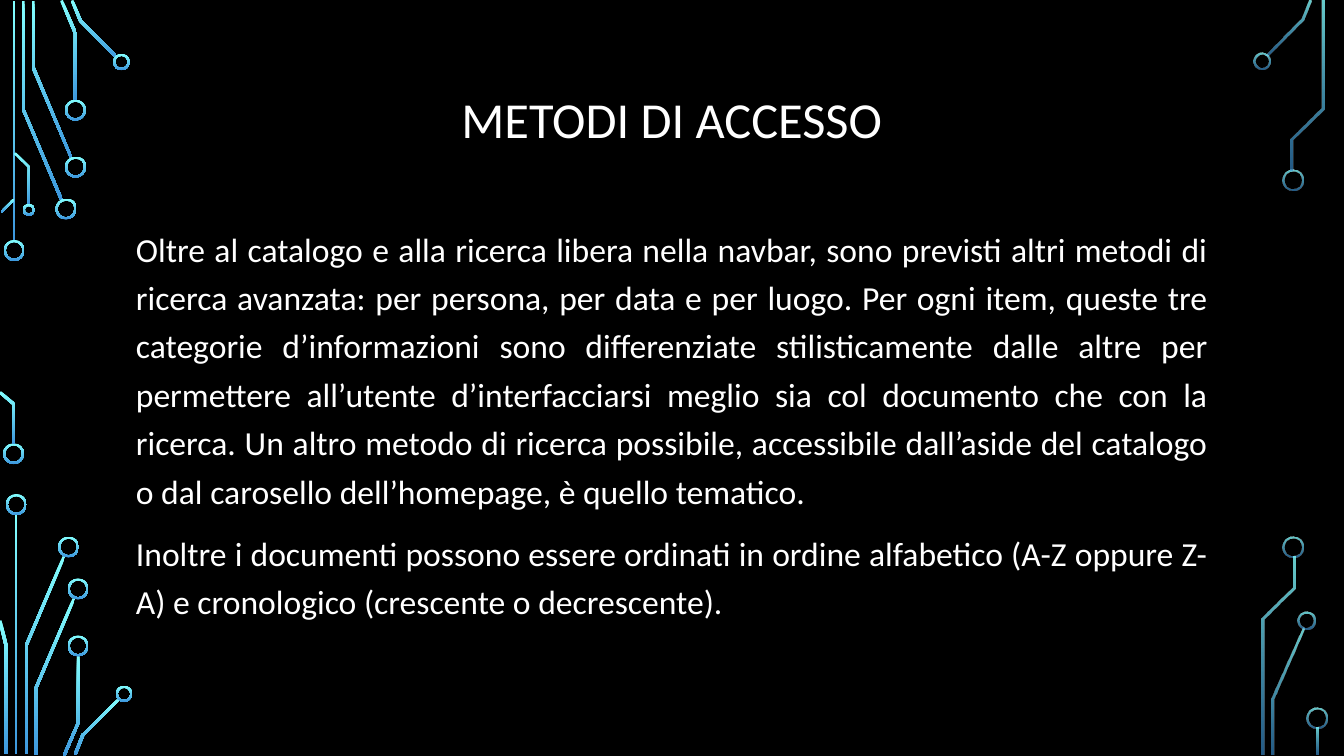
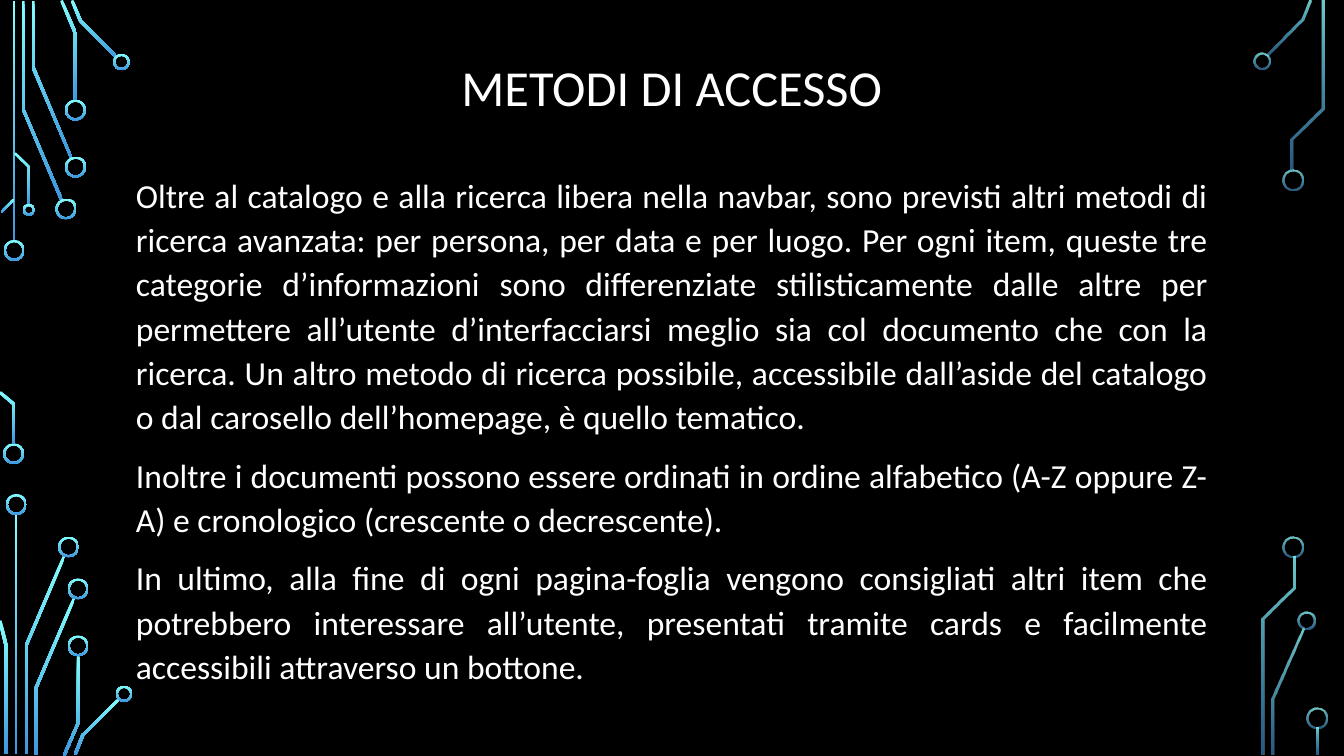
Before and after one commit to Fede7700/Siqilliyya_esame_dh, a slide deck: slide 6 of powerpoint/siqilliyya2_definitivo.pptx. Drawn at 1344x756 pixels with LibreOffice and Linux fonts; fonts in the diff are those of the drawing; background and template pictures are left out. Boxes give left, top, right and bottom in pixels: in the first picture for what was removed or moved away, otherwise in the second. Text is boxed around its words. In the diff, an @@ line names an element or a change of style, - is before the commit and + after.

```diff
--- a/powerpoint/siqilliyya2_definitivo.pptx
+++ b/powerpoint/siqilliyya2_definitivo.pptx
@@ title "METODI DI ACCESSO": place and size @@
-title "METODI DI ACCESSO" at [461, 105, 882, 139]
+title "METODI DI ACCESSO" at [461, 73, 882, 107]
@@ text "Oltre al catalogo e alla ...": place and size @@
-text "Oltre al catalogo e alla ..." at [136, 238, 1207, 620]
+text "Oltre al catalogo e alla ..." at [136, 184, 1207, 680]
@@ text at [136, 184, 1207, 538]: line spacing 1.2 to 1.1 @@
@@ text at [136, 566, 1207, 680]: paragraph added @@
+In ultimo, alla fine di ogni pagina-foglia vengono consigliati altri item che potrebbero interessare all’utente, presentati tramite cards e facilmente accessibili attraverso un bottone.
```
Also in this commit, not shown: 1 other slide changed.
